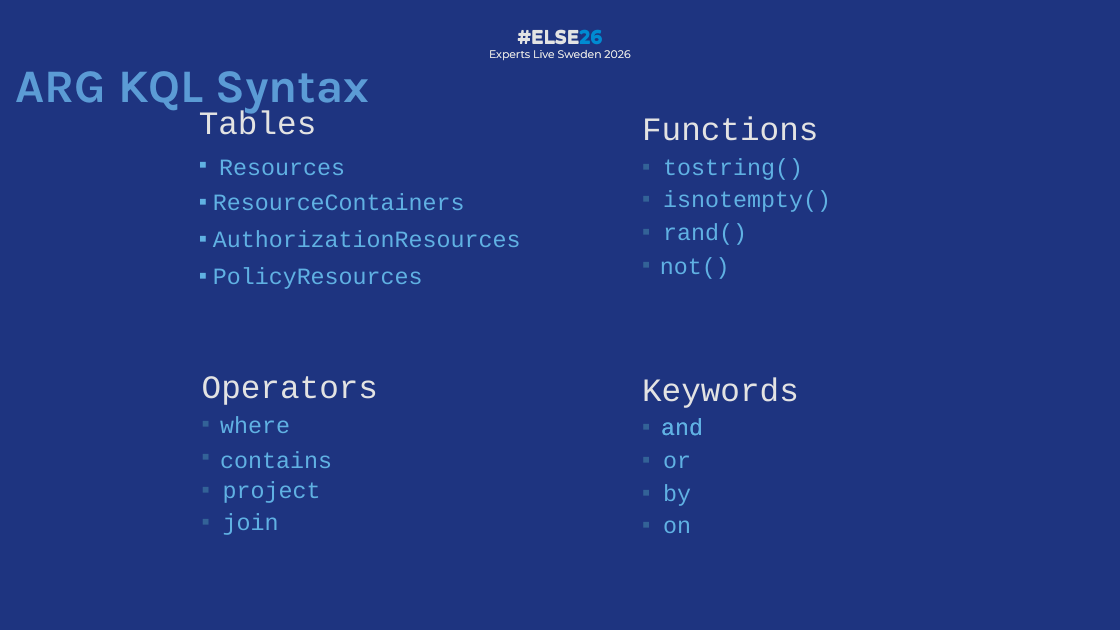
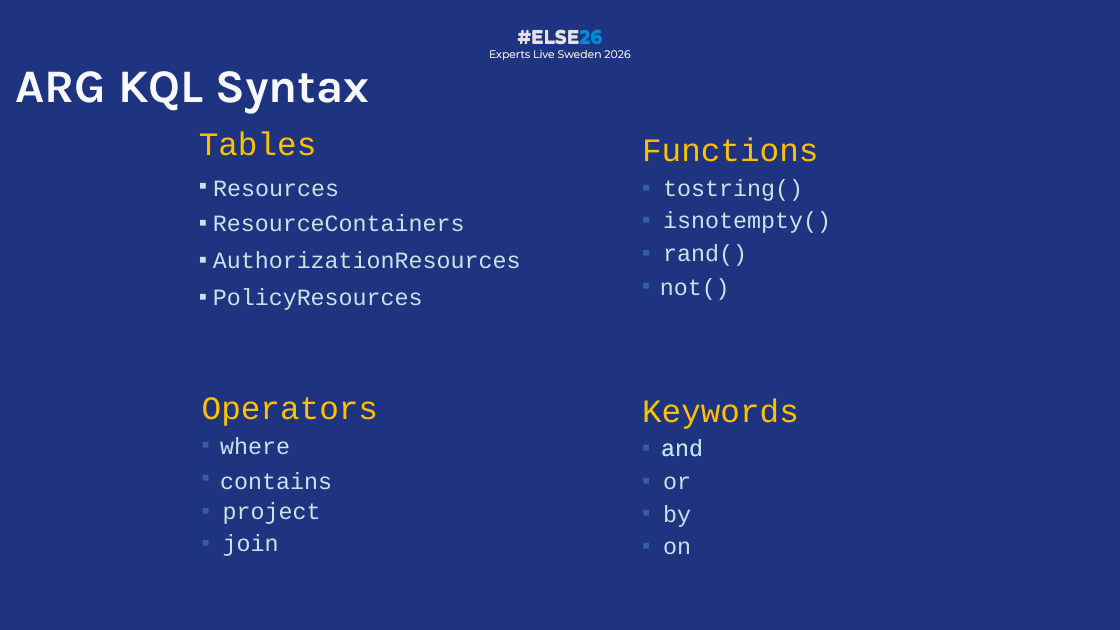
Before and after one commit to PalmEmanuel/ELSE26, a slide deck: slide 14 of ELSE26_TreasureHuntingInAzureWithKQL.pptx. Drawn at 1120x630 pixels with LibreOffice and Linux fonts; fonts in the diff are those of the drawing; background and template pictures are left out. Boxes give left, top, right and bottom in pixels: in the first picture for what was removed or moved away, otherwise in the second. Text is boxed around its words. In the diff, an @@ line names an element or a change of style, - is before the commit and + after.

```diff
--- a/ELSE26_TreasureHuntingInAzureWithKQL.pptx
+++ b/ELSE26_TreasureHuntingInAzureWithKQL.pptx
@@ title "ARG KQL Syntax" at (16, 71, 370, 113): text colour #5B9BD5 to #F7F9FF @@
@@ text "Tables" at (199, 132, 521, 268): text colour #E3E3E3 to #FFC000 in "Tables"; text colour #60B1E3 to #C9E3EB @@
@@ text "Functions" at (642, 138, 831, 266): text colour #E3E3E3 to #FFC000 in "Functions"; text colour #60B1E3 to #C9E3EB in "tostring()", "isnotempty()", "rand()" @@
@@ text "Resources": place and size @@
-text "Resources" at (219, 159, 345, 175)
+text "Resources" at (213, 180, 339, 196)
@@ 10 texts: place and size @@
-10 texts at (199, 111, 831, 535)
+10 texts at (199, 132, 831, 556)
@@ text colour #60B1E3 to #C9E3EB in 6 elements at (220, 472, 332, 489), (660, 278, 730, 300), (220, 437, 290, 454), (661, 439, 703, 457), (213, 180, 339, 196), (710, 269, 777, 304) @@
@@ text "Operators" at (202, 397, 378, 556): text colour #E3E3E3 to #FFC000 in "Operators"; text colour #60B1E3 to #C9E3EB in "project", "join" @@
@@ text "Keywords" at (642, 398, 799, 554): text colour #E3E3E3 to #FFC000 in "Keywords"; text colour #60B1E3 to #C9E3EB in "or", "by", "on" @@
@@ text "and" at (656, 430, 783, 467): text colour #60B1E3 to #62D5FF @@
```
Also in this commit, not shown: 22 other slides changed, 1 slide removed.
